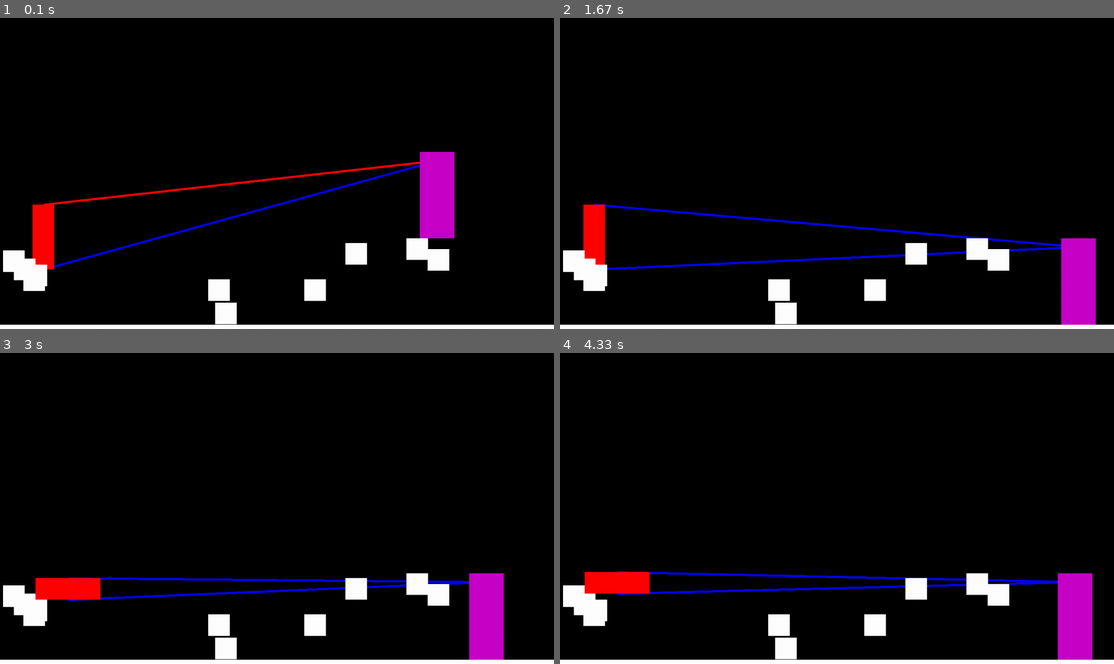
Above: before the commit, frames 1-4 (two rows, left to right).
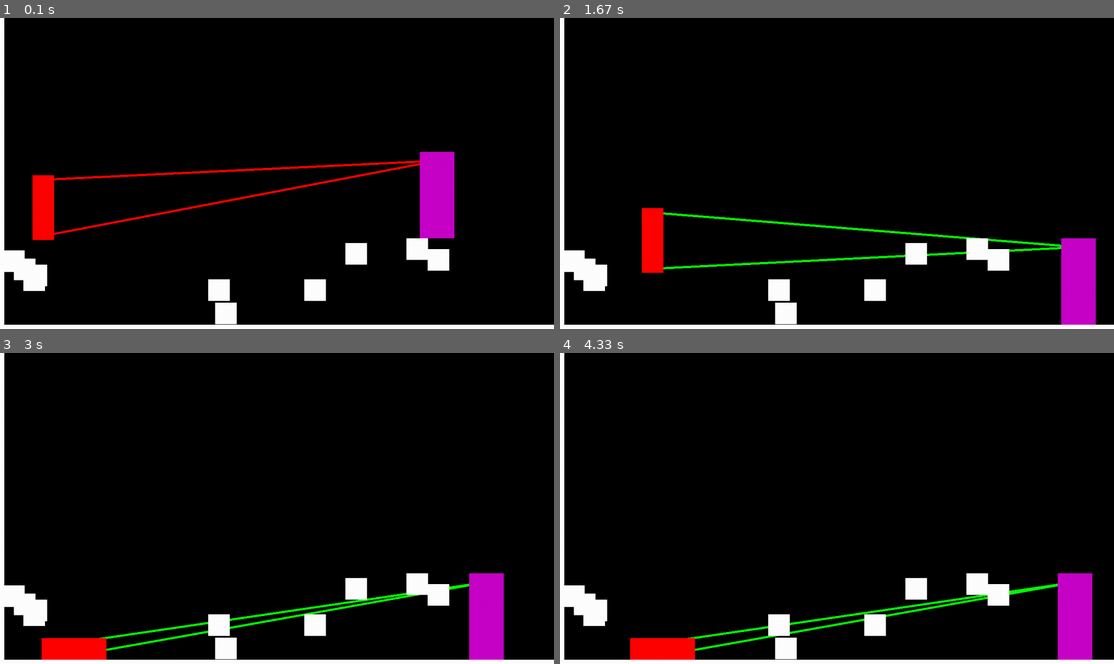
Above: after the commit, the same moments.

Repository: sps-trutnov-eps/projekt-2ep-utek_z_jeskyne
Game: pygame game, started from source/movement.py
The game is run twice, just before and just after one commit, with the same random seed, the same clock (stepped at 60 frames per second) and the same inputs.
Inputs:
- Up to frame 1 (0.1 s): no input
- Up to frame 2 (1.67 s): hold Right Ctrl 0.33-0.8 s; hold Right 0.33-0.8 s; hold Right 0.83-1.3 s; tap Right Ctrl at 0.9, 1.2, 1.4 s; hold Up 1.33-1.63 s
- Up to frame 3 (3 s): hold Right 1.67-2.13 s; tap Right Ctrl at 1.73, 2.03, 2.23, 2.53, 2.8 s; hold Left 2.17-2.7 s; hold Left from 2.73 s (still down)
- Up to frame 4 (4.33 s): tap Right Ctrl at 3.1, 3.23, 3.63, 3.93, 4.3 s; release Left at 3.13 s; hold Up 3.17-3.53 s; hold Right 3.57-4.2 s; hold Left from 4.23 s (still down)

The runs differ from the first frame. In frame 1, 3.7% of the frame differs, in the area x 0-76%, y 0-99%; in frame 2, 4.1%; in frame 3, 4.4%; in frame 4, 4.5%, in the area x 0-90%, y 0-99%.

Commit message:
lezeni po stenach

Diff:
--- a/source/movement.py
+++ b/source/movement.py
@@ -1,6 +1,6 @@
 from tkinter import Toplevel
 import pygame
-from pygame import key
+from pygame import K_w, key
 import random
 
 pygame.init()
@@ -22,6 +22,8 @@
         self.Zet = 1 #pro potreby zmeny Postavy mezi plazenim a stojenim
         self.cooldown = 0   #Cooldown mezi zmenenim stavu (stani/plazeni)
         self.GroundSpeed = 250  #rychlost pohybu normalne
+        self.ClimbSpeed = 100
+        self.IsClimbing = False
 
     def update(self, time_passed, blocks):
         pressed = pygame.key.get_pressed()
@@ -47,21 +49,38 @@
         if self.cooldown > 0:
             self.cooldown -= time_passed
 
-        # Horizontal movement
+        # Horizontalni movement
         self.vel.x = 0
-        if pressed[pygame.K_LEFT] or pressed[pygame.K_a]:
+        if pressed[pygame.K_LEFT]:# or pressed[pygame.K_a]:
             self.vel.x -= self.GroundSpeed
-        if pressed[pygame.K_RIGHT] or pressed[pygame.K_d]:
+        if pressed[pygame.K_RIGHT]:# or pressed[pygame.K_d]:
             self.vel.x += self.GroundSpeed
 
-        # Jumping
-        if (pressed[pygame.K_UP] or pressed[pygame.K_w]) and self.OnGround:
-            self.vel.y -= 1135 if self.Zet == 1 else 300
-
-        # Apply gravity
-        self.vel.y += 5000 * time_passed
-
-        # Update position and check collisions
+        # Skakani
+        if pressed[pygame.K_UP] and self.OnGround and not self.IsClimbing:
+            self.vel.y = -1135 if self.Zet == 1 else -300
+            self.OnGround = False  # Immediately set OnGround to False when jumping
+
+        if pressed[pygame.K_f] and self.MuzesLezt:
+            self.IsClimbing = True
+        else:
+            self.IsClimbing = False
+
+        if self.IsClimbing:
+            if pressed[pygame.K_UP]:
+                self.vel.y = -self.ClimbSpeed
+            elif pressed[pygame.K_DOWN]:
+                self.vel.y = self.ClimbSpeed
+            else:
+                self.vel.y = 0  # Zustanes na miste pokud se nehejbes
+        elif not self.OnGround:
+            # Gravity (only if not climbing and not on ground)
+            self.vel.y += 5000 * time_passed
+        else:
+            # Na zemi
+            self.vel.y = 0
+
+        # Updejt pozic a check kolizi pro X a Y
         self.pos.x += self.vel.x * time_passed
         self.rect.midbottom = (round(self.pos.x), round(self.pos.y))
         self.check_collisions_x(blocks)
@@ -70,7 +89,7 @@
         self.rect.midbottom = (round(self.pos.x), round(self.pos.y))
         self.check_collisions_y(blocks)
 
-        # Screen boundaries
+        # abys nahodou neodesel z obrazovky
         if self.rect.left < 0:
             self.rect.left = 0
             self.pos.x = self.rect.centerx
@@ -81,28 +100,35 @@
         return pressed
 
     def check_collisions_x(self, blocks):
+        self.MuzesLezt = False
         for block in blocks:
             if self.rect.colliderect(block.rect):
-                if self.vel.x > 0:  # Moving right
+                self.MuzesLezt = True
+                if self.vel.x > 0:  # Pohyb doprava
                     self.rect.right = block.rect.left
-                elif self.vel.x < 0:  # Moving left
+                elif self.vel.x < 0:  # Pohyb doleva
                     self.rect.left = block.rect.right
-                self.pos.x = self.rect.midbottom[0]
+                self.pos.x = self.rect.centerx
+                break  # Brejk kdyz je nalezena kolize
 
     def check_collisions_y(self, blocks):
-        self.OnGround = False
-        for block in blocks:
-            if self.rect.colliderect(block.rect):
-                if self.vel.y > 0:  # Falling
-                    self.rect.bottom = block.rect.top
-                    self.vel.y = 0
-                    self.OnGround = True
-                elif self.vel.y < 0:  # Jumping
-                    self.rect.top = block.rect.bottom
-                    self.vel.y = 0
-                self.pos.y = self.rect.midbottom[1]
-
-Hrac = character(100, 700, 100, OnGround = False, CharacterSirka = 50, CharacterVyska = 150)
+            self.OnGround = False
+            for block in blocks:
+                if self.rect.colliderect(block.rect):
+                    if self.vel.y > 0:  # Falling
+                        self.rect.bottom = block.rect.top
+                        self.vel.y = 0
+                        self.OnGround = True
+                    elif self.vel.y < 0:  # Jumping
+                        self.rect.top = block.rect.bottom
+                        self.vel.y = 0
+                    self.pos.y = self.rect.bottom
+                    break
+
+            if self.IsClimbing and not self.MuzesLezt:
+                self.IsClimbing = False
+
+Hrac = character(100, 500, 100, OnGround = True, CharacterSirka = 50, CharacterVyska = 150)
 
 HracSprite = pygame.sprite.GroupSingle()
 HracSprite.add(Hrac)
@@ -120,7 +146,8 @@
 
 
 AllCaveSprites = pygame.sprite.Group()
-Bloky = (environmentblock(0, 710, 1280, 50)) #podlaha
+Bloky = (environmentblock(0, 710, 1280, 50),
+         environmentblock(0,0, 10, 720)) #podlaha
 for i in range(10):
     x = (environmentblock((random.randint(0,1200)), (random.randint(500,700)), 50, 50))
     AllCaveSprites.add(x)
@@ -143,7 +170,7 @@
         self.CanCPlayer = False
 
     def update(self, time_passed, blocks):
-        self.move.y += 5000 * time_passed  # Gravity
+        self.move.y += 5000 * time_passed  #Gravitace
 
         # Update position and check collisions
         self.pos.x += self.move.x * time_passed
@@ -185,8 +212,8 @@
                 self.pos.y = self.rect.midbottom[1]
 
     def patrol(self, Hrac, screen, AllCaveSprites):
-            player_bottom = (Hrac.rect.center[0], Hrac.rect.bottom)
-            player_top = (Hrac.rect.center[0], Hrac.rect.top)
+            player_bottom = (Hrac.rect.center[0], Hrac.rect.bottom - 10)
+            player_top = (Hrac.rect.center[0], Hrac.rect.top + 10)
             enemy_top = (self.rect.center[0], self.rect.top + 20)
 
             self.CanCPlayer_Top = True
@@ -200,7 +227,7 @@
                 self.Doleva = True
                 self.Doprava = False
 
-
+            #checkujes dvakrat, protoze jednou je to pro vrchol hrace a jednou pro spodek hrace
             for block in AllCaveSprites:
                 if block.rect.clipline(player_bottom, enemy_top):
                     self.CanCPlayer_Center = False
@@ -215,11 +242,11 @@
             if self.CanCPlayer_Center:
                 pygame.draw.line(screen, RED, player_bottom, enemy_top, 5)
             else:
-                pygame.draw.line(screen, BLUE, player_bottom, enemy_top, 5)
+                pygame.draw.line(screen, GREEN, player_bottom, enemy_top, 5)
             if self.CanCPlayer_Top:
                 pygame.draw.line(screen, RED, player_top, enemy_top, 5)
             else:
-                pygame.draw.line(screen, BLUE, player_top, enemy_top, 5)
+                pygame.draw.line(screen, GREEN, player_top, enemy_top, 5)
 
             if self.CanCPlayer_Center or self.CanCPlayer_Top:
                 pass
